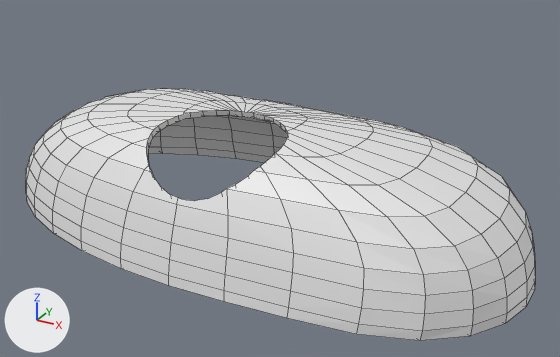
Two versions of the Blender file antenna-cover.blend, one commit apart.
The view is the same before and after, from a 50 mm lens placed at (5.18, -8.51, 4.18), pointed at (0.49, 0.02, -0.08). Every picture has the same lights, and +X, +Y and +Z are marked at lower left. Mesh edges are drawn as thin lines.
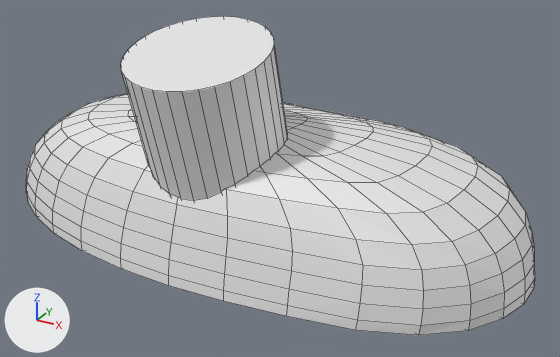
Changed parts and their boxes [x1, y1, x2, y2] in the pictures (560 x 357 px; the box of a moved part takes in the faces that stretch with it):
```json
{"object": "Sphere", "change": "reshaped", "before": [26, 88, 535, 341], "after": [26, 94, 535, 335]}
{"object": "Cylinder.001", "change": "shown", "after": [121, 16, 287, 200]}
{"part": 1, "of": "me_sphere", "change": "moved or reshaped", "before": [26, 97, 194, 232], "after": [26, 98, 138, 233]}
{"part": 2, "of": "me_sphere", "change": "moved or reshaped", "before": [93, 88, 239, 158], "after": [92, 94, 129, 103]}
{"part": 3, "of": "me_sphere", "change": "moved or reshaped", "before": [224, 238, 364, 334], "after": [223, 238, 362, 330]}
{"part": 4, "of": "me_sphere", "change": "moved or reshaped", "before": [279, 124, 535, 341], "after": [278, 124, 535, 335]}
{"part": 5, "of": "me_sphere", "change": "moved or reshaped", "before": [227, 171, 364, 268], "after": [226, 171, 362, 265]}
```

Edits to the scene script, one JSON object a line:
```json
{"block": "me_sphere", "where": "# used by ob_sphere; location = (0.004, 0.143, -0.04); scale = (3.9, 2.06, 1.78)"}
{"op": "remove", "block": "me_sphere", "code": "me_sphere.from_pydata(...)  # 321 vertices, 320 faces; spans x -1.05..1.04, y -1.04..1.05, z -0.52..0.49"}
{"op": "add", "block": "me_sphere", "code": "me_sphere.from_pydata(...)  # 321 vertices, 320 faces; spans x -1.04..1.03, y -1.04..1.05, z -0.53..0.49"}
{"block": "me_sphere", "change": "me_sphere part 1: 36 of the vertices in x -1.03..-0.47, y -0.81..-0.12, z -0.52..0.43 are moved by (0.0, 0.01, 0.0)"}
{"block": "me_sphere", "change": "me_sphere part 2: 52 of the vertices in x -1.05..-0.4, y -0.03..0.87, z -0.52..0.43 are moved by (0.01, -0.02, 0.0)"}
{"block": "me_sphere", "change": "me_sphere part 3: all 5 vertices in x 0.39..0.41, y -0.96..-0.87, z -0.52..-0.04 are moved by (-0.01, 0.01, 0.0)"}
{"block": "me_sphere", "change": "me_sphere part 4: all 41 vertices in x 0.43..1.04, y -0.99..-0.14, z -0.52..0.43 are moved by (-0.01, 0.05, 0.0)"}
{"block": "me_sphere", "change": "me_sphere part 5: all 2 vertices in x 0.34..0.42, y -0.81..-0.78, z 0.07..0.27 are moved by (0.01, -0.04, 0.0)"}
{"op": "remove", "block": "ob_cylinder_001", "code": "ob_cylinder_001.hide_set(True)"}
```
